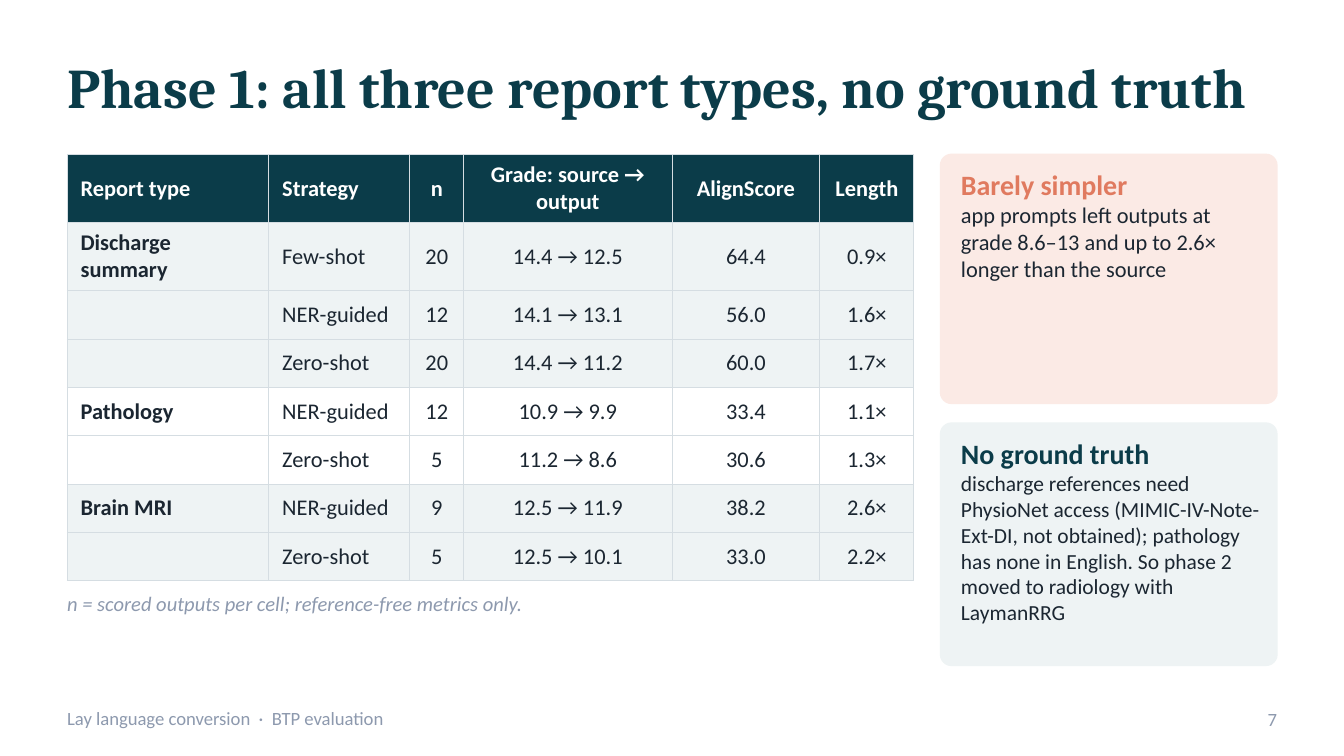
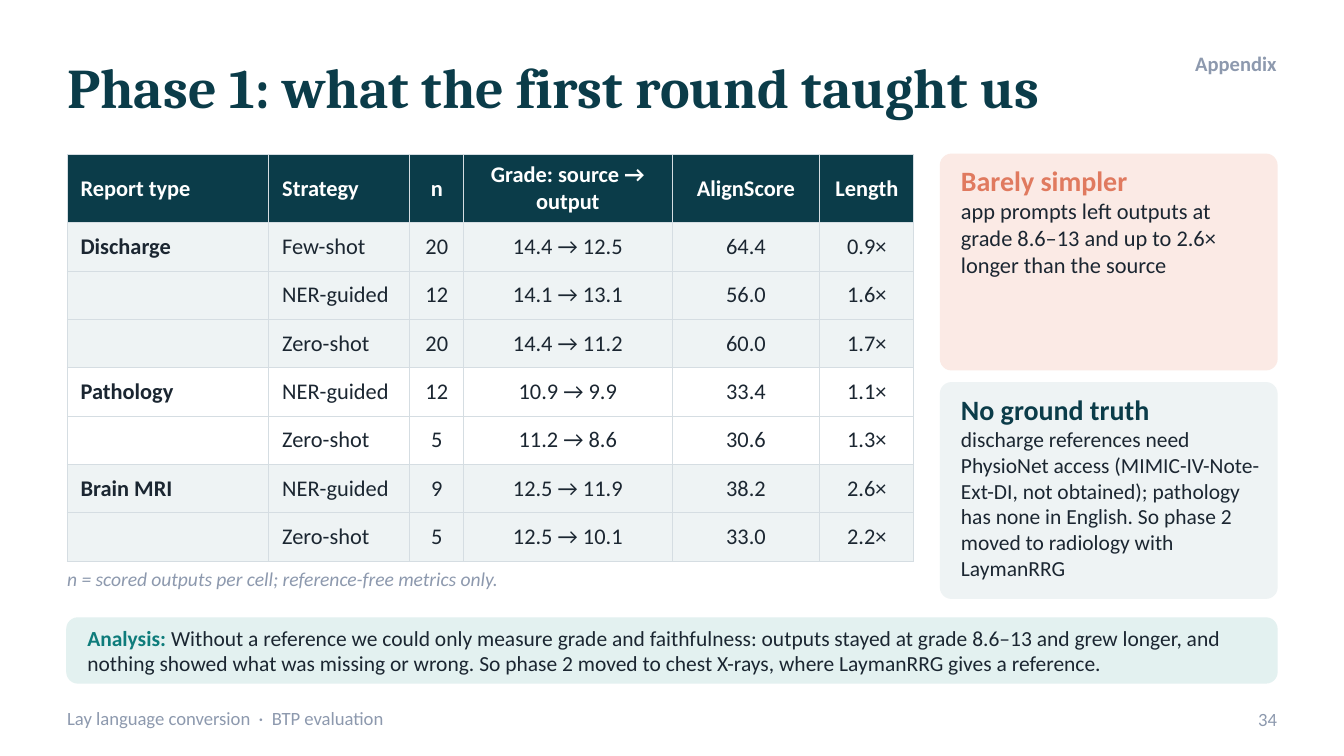
Before and after one commit to bibesgotthevibes/btp-Project, a slide deck: slide 34 of docs/BTP_Lay_Language_Conversion_Evaluation.pptx (slide 7 before the commit). Drawn at 1344x756 pixels with LibreOffice and Linux fonts; fonts in the diff are those of the drawing. Boxes give left, top, right and bottom in pixels: in the first picture for what was removed or moved away, otherwise in the second. Text is boxed around its words. In the diff, an @@ line names an element or a change of style, - is before the commit and + after.

```diff
--- a/docs/BTP_Lay_Language_Conversion_Evaluation.pptx
+++ b/docs/BTP_Lay_Language_Conversion_Evaluation.pptx
@@ text added at box(1195, 56, 1276, 74), 11 pt, text #8D99AE, bold @@
+Appendix
@@ title at box(67, 68, 1039, 121): text changed @@
-Phase 1: all three report types, no ground truth
+Phase 1: what the first round taught us
@@ table at box(67, 155, 914, 548) @@
-row 2, column 1: Discharge summary
+row 2, column 1: Discharge
@@ rounded rectangle: place and size @@
-rounded rectangle at box(941, 155, 1277, 403)
+rounded rectangle at box(941, 155, 1277, 370)
@@ rounded rectangle at box(941, 155, 1277, 370): proportions changed @@
@@ text "Barely simpler": place and size @@
-text "Barely simpler" at box(961, 175, 1216, 281)
+text "Barely simpler" at box(961, 171, 1216, 277)
@@ rounded rectangle at box(941, 383, 1277, 598): proportions changed @@
@@ rounded rectangle: place and size @@
-rounded rectangle at box(941, 423, 1277, 665)
+rounded rectangle at box(941, 383, 1277, 598)
@@ text "No ground truth": place and size @@
-text "No ground truth" at box(961, 444, 1259, 624)
+text "No ground truth" at box(961, 400, 1259, 580)
@@ text "n = scored outputs per ...": place and size @@
-text "n = scored outputs per ..." at box(67, 597, 522, 614)
+text "n = scored outputs per ..." at box(67, 572, 498, 589)
@@ text "n = scored outputs per ..." at box(67, 572, 498, 589): size 11 to 10.5 pt @@
@@ rounded rectangle added at box(67, 618, 1277, 683), fill #E3F1F0, outline #E3F1F0 1 pt @@
@@ text added at box(87, 631, 1220, 675), 11.5 pt, text #1B2631 @@
+Analysis: Without a reference we could only measure grade and faithfulness: outputs stayed at grade 8.6–13 and grew longer, and nothing showed what was missing or wrong. So phase 2 moved to chest X-rays, where LaymanRRG gives a reference.
@@ page number at box(1258, 714, 1277, 726): text changed @@
-7
+34
```
Also in this commit, not shown: 7 other slides changed, 1 other file.
